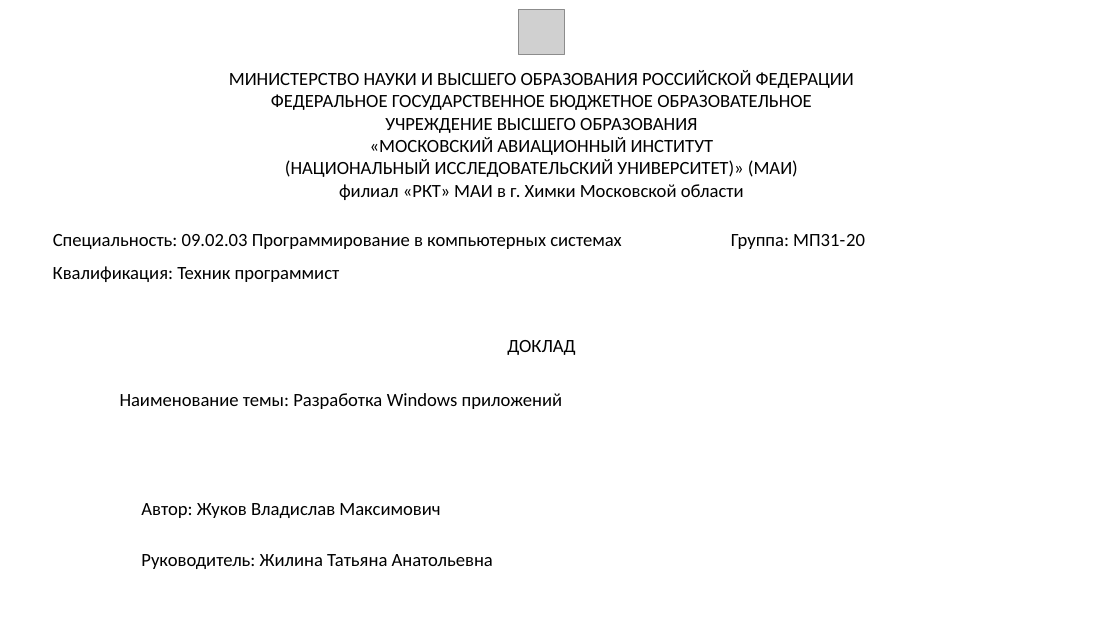
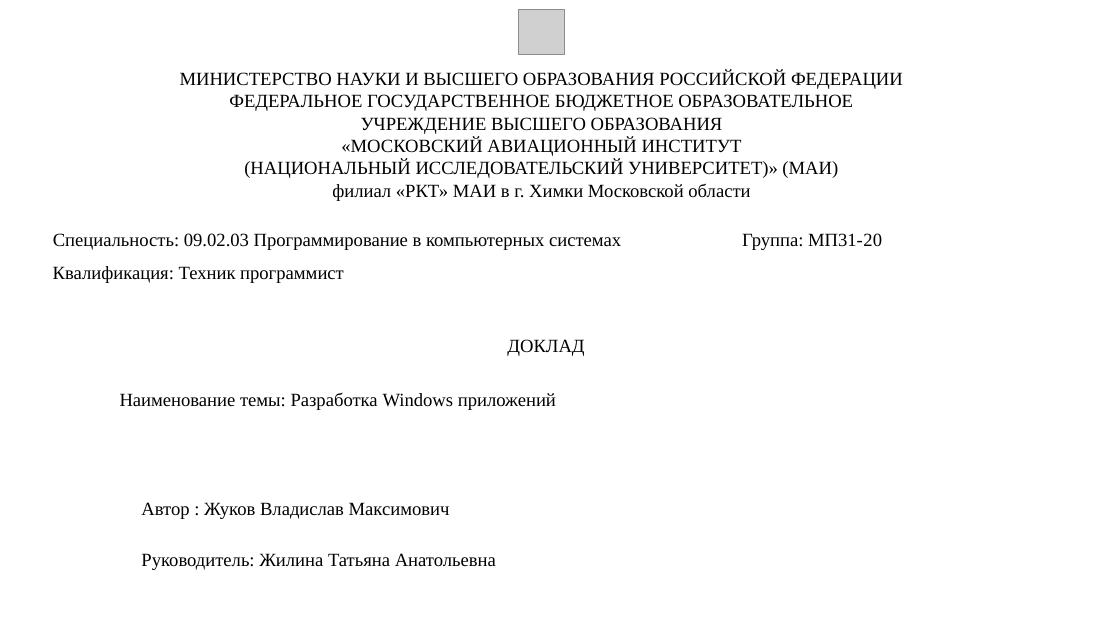
Before and after one commit to Feeralbee/praktika_system_programming, a slide deck: slide 1 of ЖуковМП3120.pptx. Drawn at 1120x630 pixels with LibreOffice and Linux fonts; fonts in the diff are those of the drawing; grey boxes stand for pictures. Boxes give left, top, right and bottom in pixels: in the first picture for what was removed or moved away, otherwise in the second. Text is boxed around its words. In the diff, an @@ line names an element or a change of style, - is before the commit and + after.

Commit message:
added presentation

```diff
--- a/ЖуковМП3120.pptx
+++ b/ЖуковМП3120.pptx
@@ font Calibri to Times New Roman in 6 elements at (180,71,903,201), (141,553,496,570), (120,393,556,410), (53,233,882,250), (507,339,584,356), (53,266,344,283) @@
@@ text at (141,502,450,519): text changed; font Calibri to Times New Roman @@
-Автор: Жуков Владислав Максимович
+Автор : Жуков Владислав Максимович
```
Also in this commit, not shown: 14 slides added, 3 slides removed.
